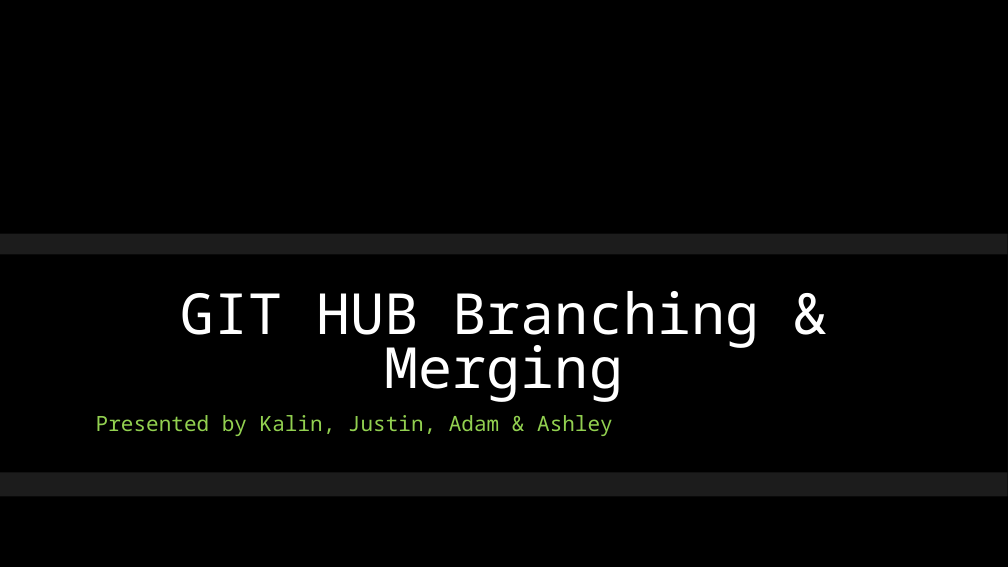
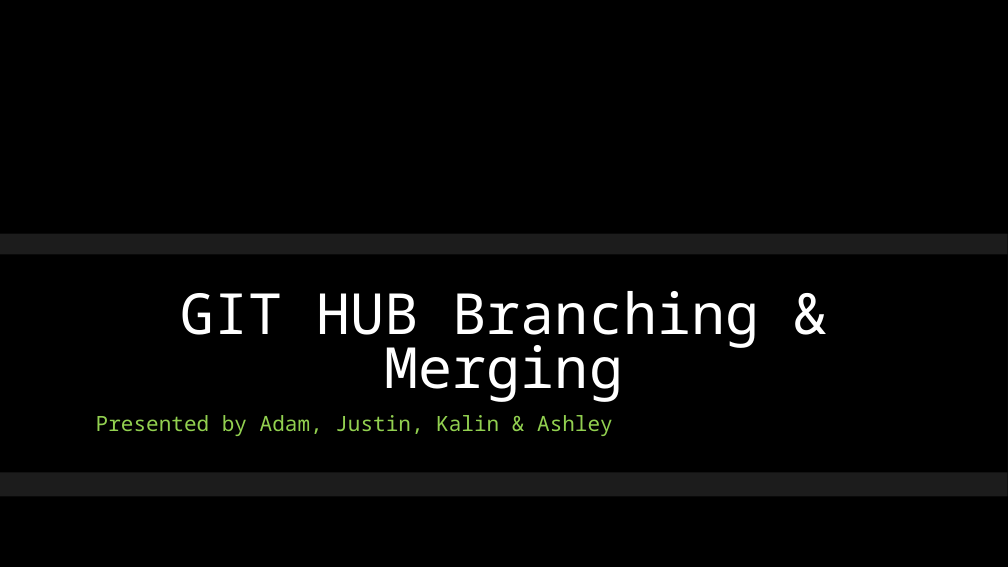
Before and after one commit to KalinBowden/BeDapperDesigns, a slide deck: slide 1 of GIT HUB Branching & Merging.pptx. Drawn at 1008x567 pixels with LibreOffice and Linux fonts; fonts in the diff are those of the drawing; background and template pictures are left out. Boxes give left, top, right and bottom in pixels: in the first picture for what was removed or moved away, otherwise in the second. Text is boxed around its words. In the diff, an @@ line names an element or a change of style, - is before the commit and + after.

```diff
--- a/GIT HUB Branching & Merging.pptx
+++ b/GIT HUB Branching & Merging.pptx
@@ subtitle at bbox=[96, 415, 613, 436]: text changed @@
-Presented by Kalin, Justin, Adam & Ashley
+Presented by Adam, Justin, Kalin & Ashley
```
Also in this commit, not shown: 2 other slides changed, 2 slides added.
